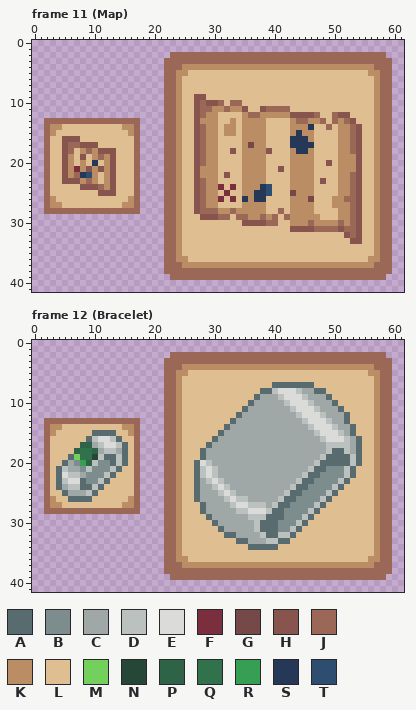
Pixel-art file: Personal_Roberto/ASEPRITE/5. Menú/ItemsUI/Items.aseprite. The picture above was drawn from the file before the commit.
62x42 pixels, 12 frames. Shown: frame 11 (Map), frame 12 (Bracelet).
Visible layers, top first: "Layer 1", "Items Zoom", "Items Tiny", "Bases".
Palette (. is transparent): A #586b6f  B #7d8c8c  C #9fa8a6  D #bbc1be  E #dbdcd9  F #7b2e3d  G #754947  H #88544e  J #9b6757  K #bb8d64  L #dfbf92  M #72d15d  N #264637  P #2e6348  Q #31714c  R #379f54  S #263857  T #2d4e71
Pixels before, frame 11 (Map) (only the part around the change), first column x 0:
 0 ..............................................................
 1 ..............................................................
 2 .......................JJJJJJJJJJJJJJJJJJJJJJJJJJJJJJJJJJJJ...
 3 ......................JJJJJJJJJJJJJJJJJJJJJJJJJJJJJJJJJJJJJJ..
 4 ......................JJJKKKKKKKKKKKKKKKKKKKKKKKKKKKKKKKKJJJ..
 5 ......................JJKKLLLLLLLLLLLLLLLLLLLLLLLLLLLLLLKKJJ..
 6 ......................JJKLLLLLLLLLLLLLLLLLLLLLLLLLLLLLLLLKJJ..
 7 ......................JJKLLLLLLLLLLLLLLLLLLLLLLLLLLLLLLLLKJJ..
 8 ......................JJKLLLLLLLLLLLLLLLLLLLLLLLLLLLLLLLLKJJ..
 9 ......................JJKLLHHLLLLLLLLLLLLLLLLLLLLLLLLLLLLKJJ..
10 ......................JJKLLHJHHJLJJLLLLLLLLLLLLLLLLLLLLLLKJJ..
11 ......................JJKLLHJJKKJKKHLLHJJJJLLLLLLLLLLLLLLKJJ..
12 ......................JJKLLHJKKLLLLKJJKKKKKHHHHJLLJHHLLLLKJJ..
13 ..JJJJJJJJJJJJJJJJ....JJKLLHKKKLLKLKKKKLLLLKJJKKJLJKJHLLLKJJ..
14 ..JKKLLLLLLLLLLKKJ....JJKLLHJKKLKKLKKKKLLLLKKKSLLJLKKJHLLKJJ..
15 ..JKLLLLLLLLLLLLKJ....JJKLLHJKKLKKLKKKKLLLLKSKKLLLLKKJHLLKJJ..
16 ..JLLHHHLLLLLLLLLJ....JJKLLHJKKLLLLKKKKLLLLSSSKLLLLKKJHLLKJJ..
17 ..JLLHJJHHHLLLLLLJ....JJKLLHJKKLLLLKGKKLLLLSSSSLLLLKKJHLLKJJ..
18 ..JLLHJLKJKHHHLLLJ....JJKLLHJKKLLHLKKKKHLLLKSSKLLLLKKJHLLKJJ..
19 ..JLLHKLHLKJKHLLLJ....JJKLLHJKKLLLLKKKKLLLLKKKKLLLLKKKHLLKJJ..
20 ..JLLHKLKLSLKHLLLJ....JJKLLHJKKLLLLKKKKLLLLKKKKLLHLKKKHLLKJJ..
21 ..JLLHKFKHKHKHLLLJ....JJKLLHKKKLLLLKKKKLLHLKKKKLLLLKKKHLLKJJ..
22 ..JLLHKJSTKLKHLLLJ....JJKLLHKKKLHLLKKKKLLLLKKKKLLLLKKJHLLKJJ..
23 ..JLLHHHKJKLKHLLLJ....JJKLLHJKKLLLLKKKKLLLLKKKKLHLLKKJHLLKJJ..
24 ..JLLLLLHHHJKHLLLJ....JJKLLHJKKFLFLKKKSTLLLKKKKLLLLKKJHLLKJJ..
25 ..JLLLLLLLLHHHLLLJ....JJKLLHJKKLFLLKKSSTLLLGKKKLLLLKKJHLLKJJ..
26 ..JKLLLLLLLLLLLLKJ....JJKLLHJKKFLFLSKSSLLLLKKKGLLLKKJJHLLKJJ..
27 ..JKKLLLLLLLLLLKKJ....JJKLLHJKKLLLLKKKKLLLLKKKKLLLKKKJHLLKJJ..
28 ..JJJJJJJJJJJJJJJJ....JJKLLHJJJKKJKKKKKLLJLKKKKLLLLKKJHLLKJJ..
29 ......................JJKLLLHHHJJLJJKKJKJLJKKKKKLLLKKJHLLKJJ..
30 ......................JJKLLLLLLLLLLHHHHJJLLKKKJKKKKJKJHLLKJJ..
31 ......................JJKLLLLLLLLLLLLLLLLLLHHHHJJJJHJJHLLKJJ..
32 ......................JJKLLLLLLLLLLLLLLLLLLLLLLLLLLLHJHLLKJJ..
33 ......................JJKLLLLLLLLLLLLLLLLLLLLLLLLLLLLHHLLKJJ..
34 ......................JJKLLLLLLLLLLLLLLLLLLLLLLLLLLLLLLLLKJJ..
35 ......................JJKLLLLLLLLLLLLLLLLLLLLLLLLLLLLLLLLKJJ..
36 ......................JJKKLLLLLLLLLLLLLLLLLLLLLLLLLLLLLLKKJJ..
37 ......................JJJKKKKKKKKKKKKKKKKKKKKKKKKKKKKKKKKJJJ..
38 ......................JJJJJJJJJJJJJJJJJJJJJJJJJJJJJJJJJJJJJJ..
39 .......................JJJJJJJJJJJJJJJJJJJJJJJJJJJJJJJJJJJJ...
40 ..............................................................
41 ..............................................................
Pixels before, frame 12 (Bracelet) (only the part around the change), first column x 0:
 2 .......................JJJJJJJJJJJJJJJJJJJJJJJJJJJJJJJJJJJJ...
 3 ......................JJJJJJJJJJJJJJJJJJJJJJJJJJJJJJJJJJJJJJ..
 4 ......................JJJKKKKKKKKKKKKKKKKKKKKKKKKKKKKKKKKJJJ..
 5 ......................JJKKLLLLLLLLLLLLLLLLLLLLLLLLLLLLLLKKJJ..
 6 ......................JJKLLLLLLLLLLLLLLLLLLLLLLLLLLLLLLLLKJJ..
 7 ......................JJKLLLLLLLLLLLLLLLAAAAAAALLLLLLLLLLKJJ..
 8 ......................JJKLLLLLLLLLLLLLAADEEEDCCAALLLLLLLLKJJ..
 9 ......................JJKLLLLLLLLLLLLACCCDEEEDCCCALLLLLLLKJJ..
10 ......................JJKLLLLLLLLLLLACCCCCDEEEDCCCALLLLLLKJJ..
11 ......................JJKLLLLLLLLLLACCCCCCCDEEEDCCCALLLLLKJJ..
12 ......................JJKLLLLLLLLLACCCCCCCCCDEEEDCCCALLLLKJJ..
13 ..JJJJJJJJJJJJJJJJ....JJKLLLLLLLLACCCCCCCCCCCDEEEDCCALLLLKJJ..
14 ..JKKLLLLLLLLLLKKJ....JJKLLLLLLLACCCCCCCCCCCCCDEEEDCCALLLKJJ..
15 ..JKLLLLLLAAAALLKJ....JJKLLLLLLACCCCCCCCCCCCCCCDEEEDCALLLKJJ..
16 ..JLLLLLLADEEDALLJ....JJKLLLLLACCCCCCCCCCCCCCCCCDEEEDCALLKJJ..
17 ..JLLLLLPPCDEEDALJ....JJKLLLLACCCCCCCCCCCCCCCCCCCDDDDCALLKJJ..
18 ..JLLLLPQQPCDDCALJ....JJKLLLACCCCCCCCCCCCCCCCCCCCDAADCALLKJJ..
19 ..JLLLAMQQNDAADALJ....JJKLLLACCCCCCCCCCCCCCCCCCCDAAAADALLKJJ..
20 ..JLLACBRPDBBADALJ....JJKLLAEDCCCCCCCCCCCCCCCCCDAAAAADALLKJJ..
21 ..JLADCCBDBBBDALLJ....JJKLLADEDCCCCCCCCCCCCCCCDAABBBDALLLKJJ..
22 ..JLAEDDCBBBDALLLJ....JJKLLADEDCCCCCCCCCCCCCCDAABBBBDALLLKJJ..
23 ..JLADEEABBDALLLLJ....JJKLLACDEDCCCCCCCCCCCCDAABBBBDALLLLKJJ..
24 ..JLACDDAADALLLLLJ....JJKLLACCDEDCCCCCCCCCCDAABBBBDALLLLLKJJ..
25 ..JLLACCCDALLLLLLJ....JJKLLACCCDEDCCCCCCCCDAABBBBDALLLLLLKJJ..
26 ..JKLLAAAALLLLLLKJ....JJKLLACCCCDEDDCCCCCDAABBBBDALLLLLLLKJJ..
27 ..JKKLLLLLLLLLLKKJ....JJKLLLACCCCDEEDDDCDAABBBBDALLLLLLLLKJJ..
28 ..JJJJJJJJJJJJJJJJ....JJKLLLACCCCCDDEEEDAABBBBDALLLLLLLLLKJJ..
29 ......................JJKLLLLACCCCCCDDDAAABBBDALLLLLLLLLLKJJ..
30 ......................JJKLLLLLACCCCCCDAAABBBDALLLLLLLLLLLKJJ..
31 ......................JJKLLLLLLACCCCCDAAABBDALLLLLLLLLLLLKJJ..
32 ......................JJKLLLLLLLAACCCCDAADDALLLLLLLLLLLLLKJJ..
33 ......................JJKLLLLLLLLLAACCCDDAALLLLLLLLLLLLLLKJJ..
34 ......................JJKLLLLLLLLLLLAAAAALLLLLLLLLLLLLLLLKJJ..
35 ......................JJKLLLLLLLLLLLLLLLLLLLLLLLLLLLLLLLLKJJ..
36 ......................JJKKLLLLLLLLLLLLLLLLLLLLLLLLLLLLLLKKJJ..
37 ......................JJJKKKKKKKKKKKKKKKKKKKKKKKKKKKKKKKKJJJ..
38 ......................JJJJJJJJJJJJJJJJJJJJJJJJJJJJJJJJJJJJJJ..
39 .......................JJJJJJJJJJJJJJJJJJJJJJJJJJJJJJJJJJJJ...
40 ..............................................................
41 ..............................................................
After:
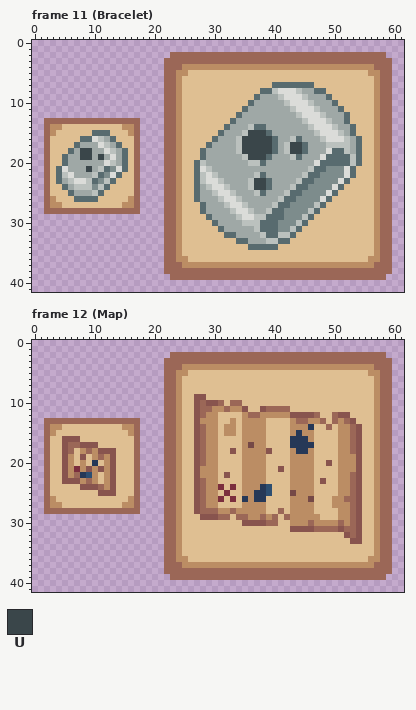
Colours new in this view: U #3a464a
Difference:
Changed rows in their new state; - is an unchanged pixel.
Frame 11 (Bracelet), layers "Items Zoom", "Items Tiny":
first column x 4:
 7 ------------------------------------AAAAAAA--------
 8 ----------------------------------AADEEEDCCAA------
 9 -----------------------LL--------ACCCDEEEDCCCA-----
10 -----------------------LLLLL-LL-ACCCCCDEEEDCCCA----
11 -----------------------LLLLLLLLACCCCCCCDEEEDCCCA---
12 -----------------------LLLL---ACCCCCCCCCDEEEDCCCA--
13 -----------------------LLLL--ACCCCCCCCCCCDEEEDCCAL-
14 -----------------------LLLL-ACCCDAACCCCCCCDEEEDCCAL
15 ------AAA--------------LLLLACCCDUUUACCCCCCCDEEEDCAL
16 -LLLAAEDCA-------------LLLACCCDUUUUUACCDACCCDEEEDCA
17 -LLACCCEDCA------------LLACCCCDUUUUUACDUUACCCDDDDCA
18 -LACUUCCEDCA-----------LACCCCCDUUUUUACDUUACCCEAADCA
19 -ACCUUCUCECA-----------LACCCCCCDUUUACCCDACCCEAAAADA
20 -ACCCCCCEDCA-----------ADCCCCCCCDDACCCCCCCCEAAAAADA
21 AECCCUCDABEA-----------AEDCCCCCCCCCCCCCCCCDAABBBEAL
22 ADECCCDABEA------------ADEDCCCCCCDACCCCCCDAABBBBEAL
23 ACDEEDABDA-------------ADEEDCCCCDUUACCCCDAABBBBEALL
24 -ACDDDBDAL-------------ACDEEDCCCDUUACCCDAABBBBEALLL
25 --ACCCDALL-------------ACCDEEDCCCDACCCDAABBBBEALLLL
26 ---AAAA----------------ACCCDEEDCCCCCCDAABBBBEALLLLL
27 -----------------------LACCCDEEDCCCCDAABBBBDA-LLLLL
28 -----------------------LACCCCDEEDCCDAABBBBDA---LLLL
29 ------------------------LACCCCDEEDDAAABBBDAL---LLLL
30 --------------------------ACCCCDDDAAABBBDALLLLLLLLL
31 ---------------------------ACCCCCDAAABBDALLLLLLLLLL
32 ----------------------------AACCCCDAADDA--------LLL
33 ------------------------------AACCCDDAA----------LL
34 --------------------------------AAAAA--------------
Frame 12 (Map), layers "Items Zoom", "Items Tiny":
first column x 4:
 7 ------------------------------------LLLLLLL--------
 8 ----------------------------------LLLLLLLLLLL------
 9 -----------------------HH--------LLLLLLLLLLLLL-----
10 -----------------------HJHHJ-JJ-LLLLLLLLLLLLLLL----
11 -----------------------HJJKKJKKHLLHJJJJLLLLLLLLL---
12 -----------------------HJKK---LKJJKKKKKHHHHJLLJHH--
13 -----------------------HKKK--KLKKKKLLLLKJJKKJLJKJH-
14 -----------------------HJKK-KKLKKKKLLLLKKKSLLJLKKJH
15 ------LLLL-------------HJKKLKKLKKKKLLLLKSKKLLLLKKJH
16 -HHH-LLLLLL------------HJKKLLLLKKKKLLLLSSSKLLLLKKJH
17 -HJJHHHLLLLL-----------HJKKLLLLKGKKLLLLSSSSLLLLKKJH
18 -HJLKJKHHHLL-----------HJKKLLHLKKKKHLLLKSSKLLLLKKJH
19 -HKLHLKJKHLL-----------HJKKLLLLKKKKLLLLKKKKLLLLKKKH
20 -HKLKLSLKHLL-----------HJKKLLLLKKKKLLLLKKKKLLHLKKKH
21 LHKFKHKHKHL------------HKKKLLLLKKKKLLHLKKKKLLLLKKKH
22 LHKJSTKLKH-------------HKKKLHLLKKKKLLLLKKKKLLLLKKJH
23 LHHHKJKLKH-------------HJKKLLLLKKKKLLLLKKKKLHLLKKJH
24 LLLLHHHJKH-------------HJKKFLFLKKKSTLLLKKKKLLLLKKJH
25 -LLLLLLHHH-------------HJKKLFLLKKSSTLLLGKKKLLLLKKJH
26 --LLLL-----------------HJKKFLFLSKSSLLLLKKKGLLLKKJJH
27 -----------------------HJKKLLLLKKKKLLLLKKKKLL-KKKJH
28 -----------------------HJJJKKJKKKKKLLJLKKKKL---KKJH
29 ------------------------HHHJJLJJKKJKJLJKKKKK---KKJH
30 --------------------------LLLLLHHHHJJLLKKKJKKKKJKJH
31 ---------------------------LLLLLLLLLLLLHHHHJJJJHJJH
32 ----------------------------LLLLLLLLLLLL--------HJH
33 ------------------------------LLLLLLLLL----------HH
34 --------------------------------LLLLL--------------
Boxes around the changes in both pictures, in picture pixels (x1, y1, x2, y2):
changed: (194, 82, 362, 250)
changed: (56, 130, 128, 202)
changed: (194, 382, 362, 550)
changed: (56, 430, 128, 502)
